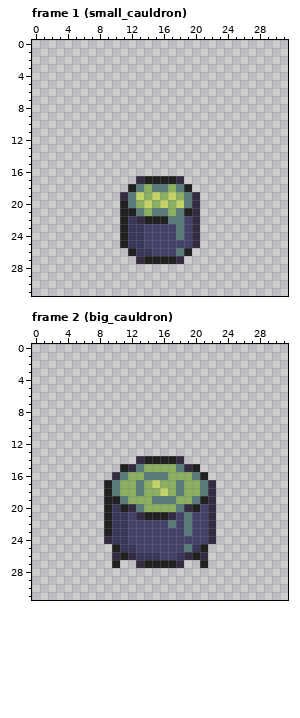
Pixel-art file, stored at layer2/rendering/assets/iso/units/units.aseprite. The first picture shows the starting point.
32x32 pixels, 4 frames. Shown: frame 1 (small_cauldron), frame 2 (big_cauldron). The commit also changed other frames, which this record leaves out.
Now the later version:
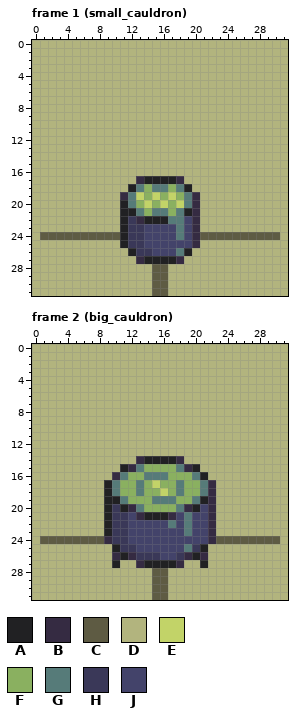
Palette (. is transparent): A #212123  B #352b42  C #5e5b43  D #b2b47e  E #c2d368  F #8ab060  G #567b79  H #3a3858  J #43436a
Change:
layer "Background" now shown
layer "overlay/x/Layer 1" now shown
layer "overlay/x/Layer 1 Copy" now shown
Frame 1 (small_cauldron), layers "overlay/x/Layer 1 Copy", "overlay/x/Layer 1", "Background":
y 0..16: x 0..31 ................................ -> DDDDDDDDDDDDDDDDDDDDDDDDDDDDDDDD
y 17: x 0..12 ............. -> DDDDDDDDDDDDD; x 19..31 ............. -> DDDDDDDDDDDDD
y 18: x 0..11 ............ -> DDDDDDDDDDDD; x 20..31 ............ -> DDDDDDDDDDDD
y 19..23: x 0..10 ........... -> DDDDDDDDDDD; x 21..31 ........... -> DDDDDDDDDDD
y 24: x 0..10 ........... -> DCCCCCCCCCC; x 21..31 ........... -> CCCCCCCCCCD
y 25: x 0..10 ........... -> DDDDDDDDDDD; x 21..31 ........... -> DDDDDDDDDDD
y 26: x 0..11 ............ -> DDDDDDDDDDDD; x 20..31 ............ -> DDDDDDDDDDDD
y 27: x 0..12 ............. -> DDDDDDDDDDDDD; x 19..31 ............. -> DDDDDDDDDDDDD
y 28..31: x 0..31 ................................ -> DDDDDDDDDDDDDDDCCDDDDDDDDDDDDDDD
Frame 2 (big_cauldron), layers "overlay/x/Layer 1 Copy", "overlay/x/Layer 1", "Background":
y 0..13: x 0..31 ................................ -> DDDDDDDDDDDDDDDDDDDDDDDDDDDDDDDD
y 14: x 0..12 ............. -> DDDDDDDDDDDDD; x 19..31 ............. -> DDDDDDDDDDDDD
y 15: x 0..10 ........... -> DDDDDDDDDDD; x 21..31 ........... -> DDDDDDDDDDD
y 16: x 0..9 .......... -> DDDDDDDDDD; x 22..31 .......... -> DDDDDDDDDD
y 17..23: x 0..8 ......... -> DDDDDDDDD; x 23..31 ......... -> DDDDDDDDD
y 24: x 0..8 ......... -> DCCCCCCCC; x 23..31 ......... -> CCCCCCCCD
y 25..26: x 0..9 .......... -> DDDDDDDDDD; x 22..31 .......... -> DDDDDDDDDD
y 27: x 0..9 .......... -> DDDDDDDDDD; x 11..12 .. -> DD; x 19..20 .. -> DD; x 22..31 .......... -> DDDDDDDDDD
y 28..31: x 0..31 ................................ -> DDDDDDDDDDDDDDDCCDDDDDDDDDDDDDDD
Boxes around the changes in both pictures, in picture pixels (x1, y1, x2, y2):
added: (32, 40, 288, 296)
added: (32, 344, 288, 600)
